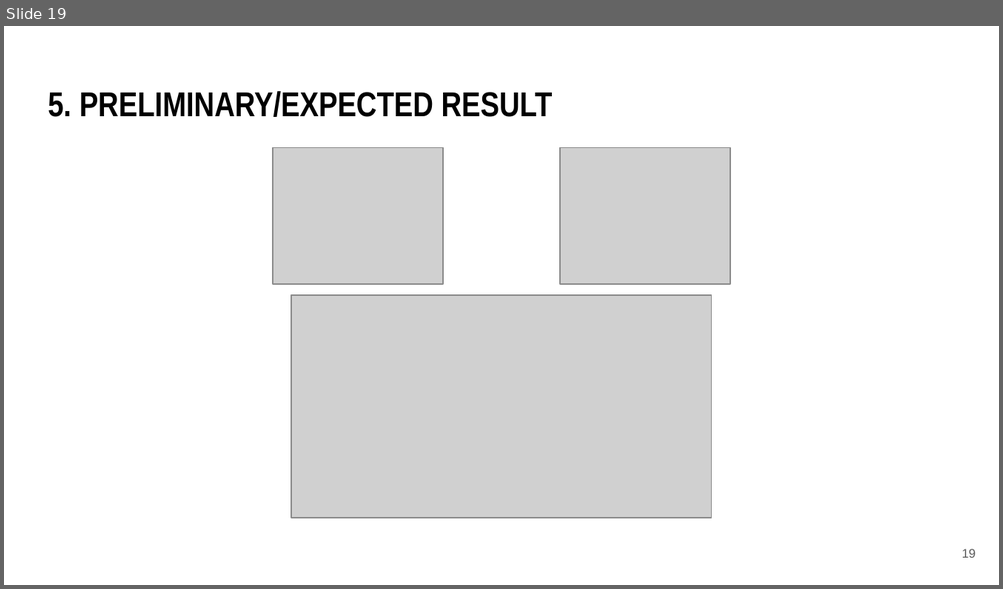
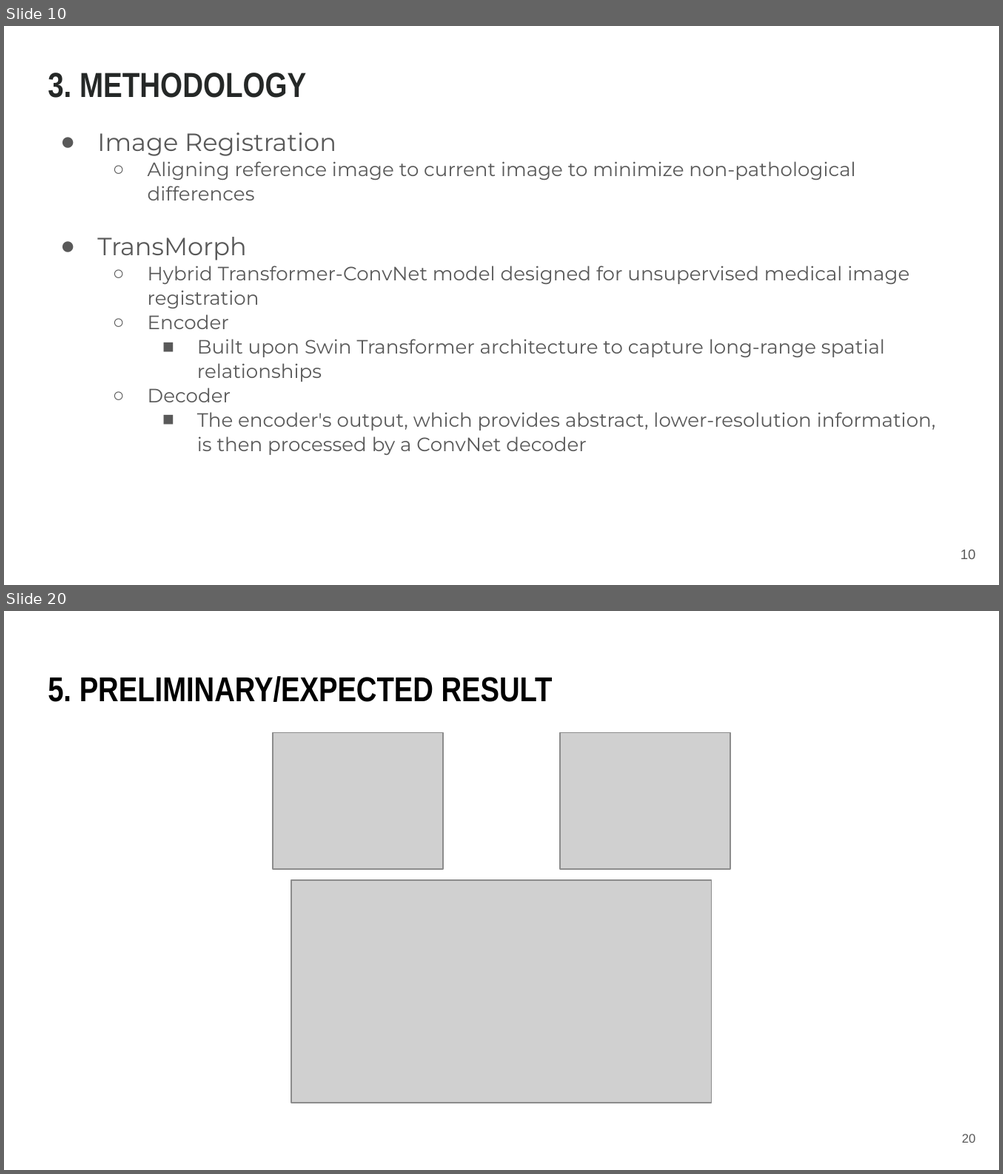
Before and after one commit to archx64/cxr-diff-vqa, a slide deck: st124974-Proposal.pptx. Shown one above the other, each under a label of ours: slide 19 before the commit, slides 10 and 20 after it; the slides between them are not shown. The pictures are 1003x589 and 1003x1174 pixels, drawn with LibreOffice and Linux fonts; fonts in the diff are those of the drawing; grey boxes stand for pictures. Boxes give left, top, right and bottom in pixels: in the first picture for what was removed or moved away, otherwise in the second. Text is boxed around its words. In the diff, an @@ line names an element or a change of style, - is before the commit and + after.

```diff
--- a/st124974-Proposal.pptx
+++ b/st124974-Proposal.pptx
@@ slide 10 added at [4, 26, 999, 585], background #FFFFFF @@
@@ title added at [48, 73, 306, 98], 25.2 pt, text #252827, bold @@
+3. METHODOLOGY
@@ text added at [97, 133, 936, 455], 14 pt, text #595959 @@
+● Image Registration
+  ○ Aligning reference image to current image to minimize non-pathological differences
+● TransMorph
+  ○ Hybrid Transformer-ConvNet model designed for unsupervised medical image registration
+  ○ Encoder
+    ■ Built upon Swin Transformer architecture to capture long-range spatial relationships
+  ○ Decoder
+    ■ The encoder's output, which provides abstract, lower-resolution information, is then processed by a ConvNet decoder
@@ page number added at [960, 550, 976, 560], 10 pt, text #595959 @@
+10
@@ what was slide 19 is now slide 20 @@
@@ page number at [962, 1134, 976, 1143]: text changed @@
-19
+20
```
Also in this commit, not shown: 18 slides changed, 11 other slides added, 23 other files.
